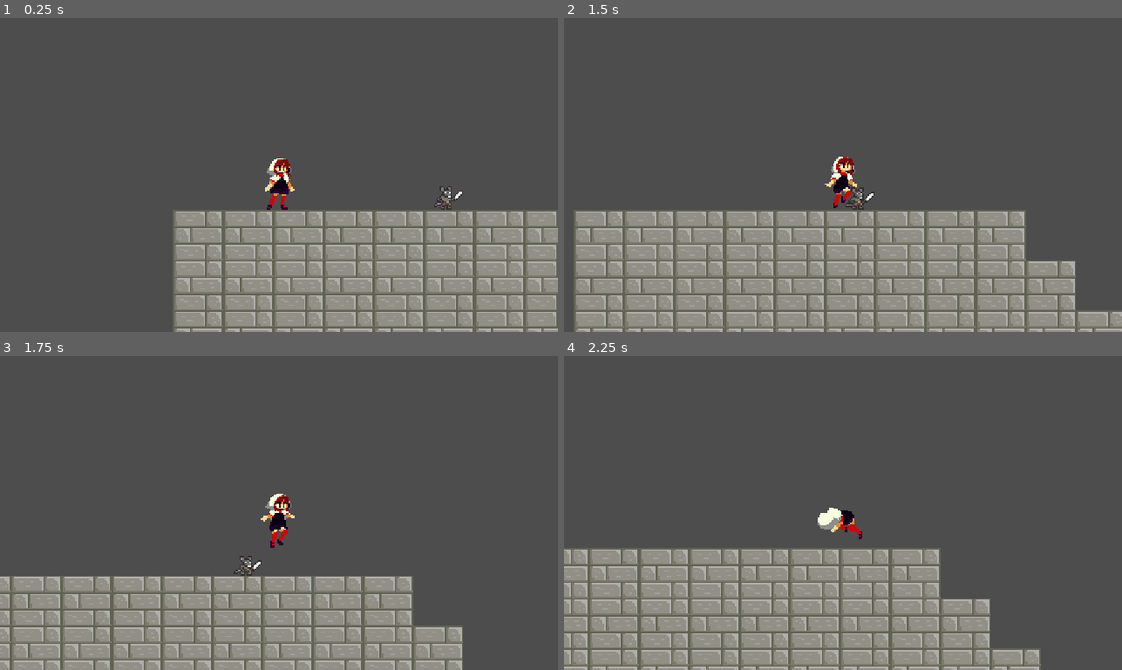
Above: before the commit, frames 1-4 (two rows, left to right).
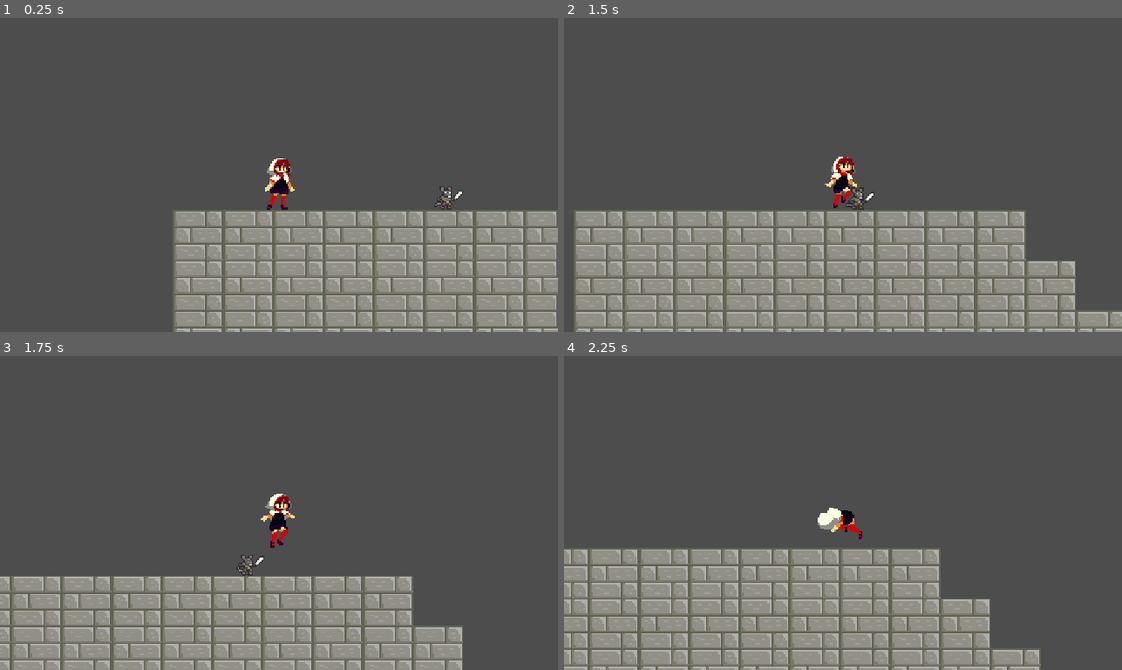
Above: after the commit, the same moments.

Repository: radagon828/GodotFourRepository
Game: Godot game, scene res://Scenes/Levels/DungeonOne.tscn
The game is run twice, just before and just after one commit, with the same random seed, the same clock (stepped at 60 frames per second) and the same inputs.
Inputs:
- Up to frame 1 (0.25 s): no input
- Up to frame 2 (1.5 s): hold D (move_right) from 0.53 s (still down); tap E (attack) at 0.6, 1.35 s; tap Space (jump) at 0.77 s
- Up to frame 3 (1.75 s): keep holding D (move_right); tap Space (jump) at 1.52 s
- Up to frame 4 (2.25 s): release D (move_right) at 2.03 s; hold A (move_left) from 2.03 s (still down); tap F (roll) at 2.1 s

Frames 1-2 are identical in both runs. In frame 3, 0.2% of the frame differs, in the area x 41-48%, y 63-70%; in frame 4, nothing differs.

Commit message:
got hurt state working for player

Diff:
--- a/DemonASpect/Scenes/Enemies/AttackOne.gd
+++ b/DemonASpect/Scenes/Enemies/AttackOne.gd
@@ -5,4 +5,3 @@
 
 func _physics_process(delta):
 	knockback_vector = ratMan.attackVector
-	print(knockback_vector)
--- a/DemonASpect/Scenes/Enemies/rat_man.gd
+++ b/DemonASpect/Scenes/Enemies/rat_man.gd
@@ -41,6 +41,8 @@
 	move()
 	update_sprite()
 	velocity.y += gravity * delta
+#	print(hurtTimer.time_left)
+#	print(state)
 
 func idle_state(delta):
 	animationPlayer.play("idle")
@@ -61,7 +63,6 @@
 	var direction = global_position.direction_to(point)
 	var distance = point.x - global_position.x
 	animationPlayer.play("chase")
-#	print(distance)
 	velocity.x = velocity.move_toward(direction * maxSpeed, 300 * delta).x
 
 	if (abs(distance) <= 20):
@@ -71,14 +72,20 @@
 	velocity.x = 0
 	animationPlayer.play("jumpattack")
 
+
+#THIS FUNCTION ACTIVATES REGARDLESS OF THE ANIMATION IN THE PARAMETER
 func _on_animation_player_animation_finished(jumpattack):
 	state = IDLE
+
+
 
 func hurt_state(delta):
 	animationPlayer.play("hurt")
 	velocity.x = lerp(0.0, velocity.x, pow(2, -16 * delta))
+	print("what")
 	if (hurtTimer.time_left < 0.1):
 		state = IDLE
+		print("timeout")
 
 func on_hurtbox_entered(area: Area2D):
 	hurtTimer.start()
--- a/DemonASpect/Scenes/Enemies/rat_man.tscn
+++ b/DemonASpect/Scenes/Enemies/rat_man.tscn
@@ -159,7 +159,7 @@
 script = ExtResource("1_4bqom")
 
 [node name="Timer" type="Timer" parent="."]
-wait_time = 0.5
+wait_time = 10.0
 one_shot = true
 
 [node name="CollisionShape2D" type="CollisionShape2D" parent="."]
@@ -207,7 +207,6 @@
 disabled = true
 
 [connection signal="no_health" from="Stats" to="." method="_on_stats_no_health"]
-[connection signal="animation_finished" from="AnimationPlayer" to="." method="_on_animation_player_animation_finished"]
 
 [editable path="PlayerDetectionZone"]
 [editable path="EnemyHurtbox"]
--- a/DemonASpect/Scenes/Player/Player.gd
+++ b/DemonASpect/Scenes/Player/Player.gd
@@ -13,7 +13,8 @@
 	ROLL,
 	ATTACKONE,
 	ATTACKTWO,
-	ATTACKTHREE
+	ATTACKTHREE,
+	HURT
 }
 
 var state = MOVE
@@ -52,6 +53,8 @@
 		MOVE:
 			move_state(delta)
 			cancelable = false
+			isAttacking = false
+			isRolling = false
 		ROLL:
 			roll_state(delta)
 		ATTACKONE:
@@ -60,9 +63,12 @@
 			attack_two_state(delta)
 		ATTACKTHREE:
 			attack_three_state(delta)
+		HURT:
+			hurt_state(delta)
 	velocity.y += GRAVITY * delta
 	debug()
 	move()
+	$AnimationTree.set("parameters/is_hurt/transition_request", state == HURT)
 
 func get_input_vector():
 	var input_vector = Vector2.ZERO
@@ -196,7 +202,6 @@
 #	velocity.x = move_toward(velocity.x, 0, FRICTION * delta)
 	velocity.x = lerp(0.0, velocity.x, pow(2, -8 * delta))
 
-
 func on_roll_finished():
 	isRolling = false
 	state = MOVE
@@ -212,6 +217,12 @@
 	knockback = area.knockback_vector * 120
 	velocity += knockback
 	stats.health -= 1
+	state = HURT
+
+func hurt_state(delta):
+	if testTimer.time_left < 0.1:
+		state = MOVE
+	velocity.x = lerp(0.0, velocity.x, pow(2, -8 * delta))
 
 func _on_stats_no_health():
 	queue_free()
--- a/DemonASpect/Scenes/Player/Player.tscn
+++ b/DemonASpect/Scenes/Player/Player.tscn
@@ -219,6 +219,7 @@
 [sub_resource type="Animation" id="12"]
 resource_name = "Hurt"
 length = 0.1
+loop_mode = 1
 tracks/0/type = "value"
 tracks/0/imported = false
 tracks/0/enabled = true
@@ -466,6 +467,9 @@
 
 [sub_resource type="AnimationNodeAdd2" id="29"]
 
+[sub_resource type="AnimationNodeAnimation" id="AnimationNodeAnimation_28qwh"]
+animation = &"Hurt"
+
 [sub_resource type="AnimationNodeAnimation" id="17"]
 animation = &"Run"
 
@@ -524,6 +528,14 @@
 input_0/auto_advance = false
 input_0/reset = true
 input_1/name = "true"
+input_1/auto_advance = false
+input_1/reset = true
+
+[sub_resource type="AnimationNodeTransition" id="AnimationNodeTransition_l6i1a"]
+input_0/name = "true"
+input_0/auto_advance = false
+input_0/reset = true
+input_1/name = "false"
 input_1/auto_advance = false
 input_1/reset = true
 
@@ -542,10 +554,13 @@
 input_3/reset = true
 
 [sub_resource type="AnimationNodeBlendTree" id="20"]
+graph_offset = Vector2(475.45, -161.099)
 nodes/Add2/node = SubResource("29")
 nodes/Add2/position = Vector2(260, -160)
 nodes/Animation/node = SubResource("18")
 nodes/Animation/position = Vector2(-20, -460)
+"nodes/Animation 10/node" = SubResource("AnimationNodeAnimation_28qwh")
+"nodes/Animation 10/position" = Vector2(980, -140)
 "nodes/Animation 2/node" = SubResource("17")
 "nodes/Animation 2/position" = Vector2(40, -160)
 "nodes/Animation 3/node" = SubResource("21")
@@ -574,10 +589,12 @@
 nodes/in_air/position = Vector2(700, 260)
 nodes/in_air_state/node = SubResource("22")
 nodes/in_air_state/position = Vector2(1020, 80)
+nodes/is_hurt/node = SubResource("AnimationNodeTransition_l6i1a")
+nodes/is_hurt/position = Vector2(1220, -80)
 nodes/movement/node = SubResource("19")
 nodes/movement/position = Vector2(620, -120)
 nodes/output/position = Vector2(1500, 100)
-node_connections = [&"output", 0, &"in_air_state", &"Add2", 0, &"Animation 2", &"Add2", 1, &"Animation 5", &"OneShot", 0, &"Animation", &"OneShot", 1, &"Animation 6", &"TimeScale", 0, &"combo", &"combo", 0, &"attackOne", &"combo", 1, &"Animation 8", &"combo", 2, &"Animation 9", &"in_air", 0, &"Animation 3", &"in_air", 1, &"Animation 4", &"in_air_state", 0, &"movement", &"in_air_state", 1, &"in_air", &"movement", 0, &"OneShot", &"movement", 1, &"Add2", &"movement", 2, &"Animation 7", &"movement", 3, &"TimeScale"]
+node_connections = [&"output", 0, &"is_hurt", &"Add2", 0, &"Animation 2", &"Add2", 1, &"Animation 5", &"OneShot", 0, &"Animation", &"OneShot", 1, &"Animation 6", &"TimeScale", 0, &"combo", &"combo", 0, &"attackOne", &"combo", 1, &"Animation 8", &"combo", 2, &"Animation 9", &"in_air", 0, &"Animation 3", &"in_air", 1, &"Animation 4", &"in_air_state", 0, &"movement", &"in_air_state", 1, &"in_air", &"movement", 0, &"OneShot", &"movement", 1, &"Add2", &"movement", 2, &"Animation 7", &"movement", 3, &"TimeScale", &"is_hurt", 0, &"Animation 10", &"is_hurt", 1, &"in_air_state"]
 
 [sub_resource type="CapsuleShape2D" id="CapsuleShape2D_l047g"]
 
@@ -622,6 +639,9 @@
 parameters/in_air_state/current_state = "false"
 parameters/in_air_state/transition_request = ""
 parameters/in_air_state/current_index = 0
+parameters/is_hurt/current_state = ""
+parameters/is_hurt/transition_request = ""
+parameters/is_hurt/current_index = -1
 parameters/movement/current_state = "idle"
 parameters/movement/transition_request = ""
 parameters/movement/current_index = 0
@@ -654,6 +674,7 @@
 one_shot = true
 
 [node name="TestTimer" type="Timer" parent="Timers"]
+wait_time = 0.3
 
 [node name="Hitboxes" type="Node2D" parent="."]
 
@@ -671,7 +692,7 @@
 disabled = true
 
 [node name="Stats" parent="." instance=ExtResource("5_wnybv")]
-max_health = 2
+max_health = 5
 
 [node name="HurtBox" type="Area2D" parent="."]
 collision_layer = 4
Not shown: 1 places in DemonASpect/Scenes/Player/Player.tscn that only renumber resources
